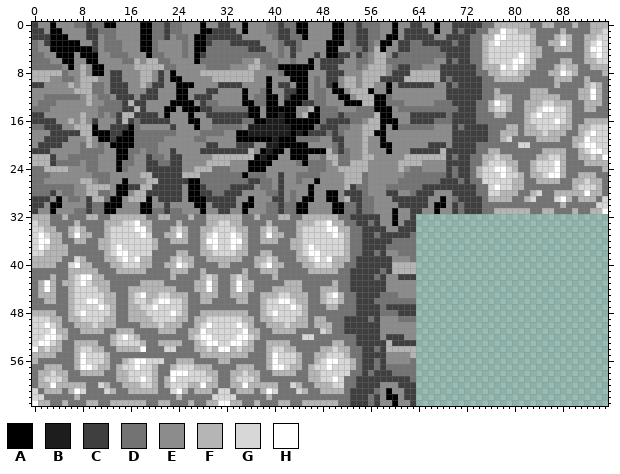
One commit to this sprite sheet: Assets/tile_sheet/main_tile_grey.png. Above is the file before it was changed.
The file is 96x64 pixels. Colours within 5 levels of each other are drawn and written as one.
Palette (. is transparent): A #000000  B #1d1d1d  C #3f3f3f  D #737373  E #8c8c8c  F #b5b5b5  G #d7d7d7  H #ffffff
The same view after the edit:
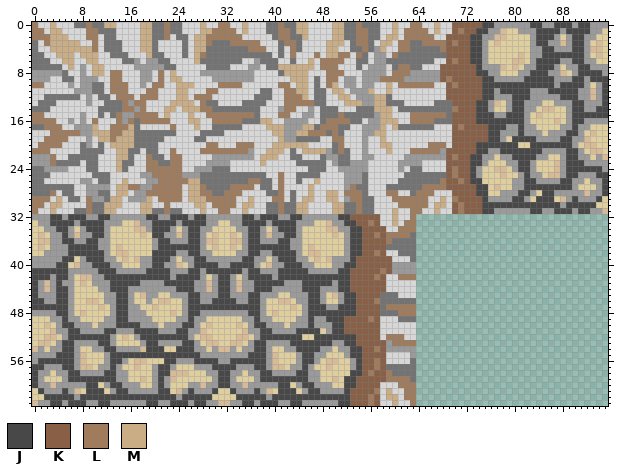
Colours new in this view: J #484848  K #896045  L #a07c5c  M #caac85
Commit: Changed cover image slightly, redid colour pallet grey
Edits made:
colour E: #8c8c8c -> #d7d7d7
colour F: #b5b5b5 -> #9a9a9a
colour G: #d7d7d7 -> #e1ce9d
colour H: #ffffff -> #d8ba94
Changed rows in their new state; - is a pixel that keeps its letter.
first column x 0:
 0 L--M-----L--MM----MM--L-----M--LL--M-----L--MM----MM--L-----M--LL--M--KKKKKJJ------JJ--JJJ-JJ---
 1 LL-MM----LL-------MM--L-----MMLLLL-M-----LL-MM----MM--LL----M-LLLL-M--KLKKJJ--------JJJJ-JJJJ---
 2 LLLMMM---LL-------MM--L----MMLLLLLL------LL--M----MM--LL---MM-LLLLL--KKKKJJ---------JJJ---JJ----
 3 --LMMMMM--L-------MM-------MML---LLLLL----LL-----MMM--LL--MM-LL--LLLLKLKKJJ---------JJ----JJ----
 4 ---MMMMMMML-------MM-------MM-------LLL----L-----MM----L--M--LL-----LKKKKJJ----------JJ---JJ----
 5 ----MMM-MMM--------M-------ML--------------L---L-MMLL-L-----L--------KKKKJJ----------JJJJJJJ----
 6 -----MM--MM----------------M------------------M-LLLL-----------------KLKKJJ---------JJJJ--JJ----
 7 ------M---MM-----------------------------MMMMMM-LLL----------LL-----KKKKKKJ---------JJJ----JJ---
 8 ----------MM-LL------L-M------------------MMMM---LLL--------LLL-----KKKKKKJJ-------JJJ-----JJJJ-
 9 -------------LL------L-MM--------------E---MMM---LL-------LLLL------KLKKKKKJJ-----JJJJJ---JJ-JJJ
10 LL-----------LLL----LL--MMM----LLLL----E-LL-MM---LM--------M-LLLLLL--KLKKKKJJJJJJJJJJJJ-JJJJ---J
11 -------------LLL---LL---MM---LL----E---D--LLMM----MM----M--M---------KKKKKKJJ-JJJJJ---JJJJJ----J
12 --------------LLL-LLL---MM-LLL-----E---DE-LLLM-----MM----MM----------KKKKKKJJ---JJJ-----JJJ----J
13 ---------------L-LL----MMMM-L------DD--EE-LLLLL-----MMM--MM-----------KKKKJJ----JJ--------JJ---J
14 ---------------LL-L---MM-MMMLL------DD-EEFLL---E---------MMM----------LKKKJJ----JJ--------JJ--JJ
15 LL------------L--LLLL-M---M--LLLLLLLLD-EELLE--FE---L------MM---LLLLLL-KKKKJJJ--JJJ--------JJJJJJ
16 LLLL------L---L-L-LLLLL---MM--LLLLL--DMMEEFFFFEE-LLLL-----MMM--LLLL---KKKKJJJJJJJJ--------JJ----
17 --LLL-----M--LLLM------L---M--------EEEMMMFFFMM-LLL-------M-M---------KLKKKKJJJ--J--------J-----
18 ---LLLLL--MMMLLMM-----------------EEEEEEMMFFMMLLL-L------MM-----------KKKKKKJJ---J-------JJ-----
19 --LLLL-----MMLMMM-----------------EEEEEEEMFF------LL------M-----------KKKKKKJJ--JJJJ----JJ------
20 -LLLL--------MMMM------------LL---LLL--EMMMMMM-----L------MM------LLL-KKKKJJJJJJJ--JJJJJJJ------
21 LLL-----------MM-------L----LLLLLLLL--EMMM-DEMMMM--L-------M---LLLLL-KKKKKJJ--JJJJJJJ----JJ-----
22 ---L----------MM---L---LL------------EMMM--DDE-----------------------KLKKJJ-----JJJJ-----JJ-----
23 ---L----------M----LL--LL-----------EEME-----D-----------------------KKKKJJ------JJ------JJJ----
24 --------------M----LLLLLL-----------EEE------------------------------KLKKJ-------JJ------JJJJJJ-
25 --------------------LLLLL----------D-----L---------------------------KLKKJ--------J------JJ---JJ
26 ---------------M-----LLLLLMM--------LL---L-----M--------------------LKKLKJJ-------JJ----JJ-----J
27 --------------MMLL--LLLLL-MML----LLLL----L----M------L-----------LLLLKKKKKJJ------JJJJJJJJ-----J
28 ---L----------MM---LLLLLL-MMLL--LLL------L----M--MM-LLL----LL---LLL---KKKKJJ-----JJ--JJ--------J
29 LLL-M----L---MM----M-LLLL-MMMLLLLL--M---LL---MM--MM--LL-----LLLLLL--M-LKKKKJ----JJ--JJJ---J---J-
30 LL-MM----L--MMM---MM--L----MM-LLLL-MM----L--MM----MM--L------LLLLL-MM-KLKKKJJJJJJJJJJJJJ-JJJJJ--
31 L--M-----L--MM----MM--L-----M--LL--M-----L--MM----MM--L-----M--LL--M--KLKKKJJ------JJ--JJJ-JJ---
32 ---JJ-JJJ--JJ------JJ--JJJ-JJ------JJ-JJJ--JJ------JJKKKKK--M--L--------------------------------
33 ---JJJJ-JJJJ--------JJJJ-JJJJ------JJJJ-JJJJ--------JJKKLK--M-LL--------------------------------
34 ----JJ---JJJ--------JJJ---JJ--------JJ---JJJ---------JJKKKK--LLL--------------------------------
35 -----J----JJ--------JJ----JJ--------JJ----JJ---------JJKKLKLLLL---------------------------------
36 -----JJ--JJ----------JJ---JJ--------JJ---JJ----------JJKKKKL------------------------------------
37 ------JJJJJ----------JJJJJJJ--------JJJJJJJ----------JJKKKK-------------------------------------
38 ------JJJJJJ--------JJJJ--JJ--------JJ--JJJJ---------JJKKLK-------------------------------------
39 -----JJ--JJJ--------JJJ----JJ------JJ----JJJ---------JKKKKKK------------------------------------
40 ----JJ----JJJ-------JJ-----JJJJ--JJJJ-----JJJ-------JJKKKKKK------------------------------------
41 JJJJJJ-----JJJ-----JJJJ---JJ-JJJJJJ-JJ---JJJJJ-----JJKKKKKLK------------------------------------
42 JJJ-JJ------JJJJJJJJJJJ-JJJJ---JJ---JJJJ-JJJJJJJJJJJJKKKKLK--LLL--------------------------------
43 J---J--------JJJJJ----JJJJJ----JJ----JJJJJ---JJJJJ-JJKKKKKK-------------------------------------
44 J---JJ-------JJJ--------JJJ----JJ----JJJ-----JJJ---JJKKKKKK-------------------------------------
45 J---JJ--------JJ----------JJ---JJ---JJ--------JJ----JJKKKK--------------------------------------
46 JJ--JJ--------JJ----------JJ--JJJJ--JJ--------JJ----JJKKKL--------------------------------------
47 JJJJJJ--------JJ----------JJJJJJJJJJJJ--------JJJ--JJJKKKK-LLLLL--------------------------------
48 ----JJ--------JJ----------JJ--------JJ--------JJJJJJJJKKKK---LLL--------------------------------
49 -----J--------JJ----------J----------J--------J--JJJKKKKLK--------------------------------------
50 -----JJ-------JJJJ-------JJ----------JJ-------J---JJKKKKKK--------------------------------------
51 ------JJ----JJ---JJJJ---JJ------------JJ----JJJJ--JJKKKKKK--------------------------------------
52 ------JJJJJJJ-----JJJJJJJJ------------JJJJJJJ--JJJJJJJKKKK-LLL----------------------------------
53 -----JJ----JJ------JJ----JJ----------JJ----JJJJJJJ--JJKKKKK-LLLL--------------------------------
54 -----JJ-----JJ-----JJJ--JJJ----------JJ-----JJJJ-----JJKKLK-------------------------------------
55 ----JJJ------JJJJJJJJJJJJJJJ--------JJJ------JJ------JJKKKK-------------------------------------
56 -JJJJJJ------JJ-------JJ---JJJJ--JJJJJJ------JJ-------JKKLK-------------------------------------
57 JJ---JJ------J-------JJ-------JJJJ---JJ------J--------JKKLK-------------------------------------
58 J-----JJ----JJ-------JJ--------JJ-----JJ----JJ-------JJKLKKL------------------------------------
59 J-----JJJJJJJJ-------J---------JJ-----JJJJJJJJ------JJKKKKKLLLL---------------------------------
60 J--------JJ--JJ------J---------JJ--------JJ--JJ-----JJKKKK---LLL--------------------------------
61 -J---J---JJJ--JJ-----JJ---J---J--J---J---JJJ--JJ----JKKKKL-M--LL--------------------------------
62 --JJJJJ-JJJJJJJJJJJJJJJJ-JJJJJ----JJJJJ-JJJJJJJJJJJJJKKKLK-MM-LL--------------------------------
63 ---JJ-JJJ--JJ------JJ--JJJ-JJ------JJ-JJJ--JJ------JJKKKLK--M--L--------------------------------
Pixel boxes of the changes (left, top, right, bottom) in both pictures:
changed: (32, 22, 608, 406)
